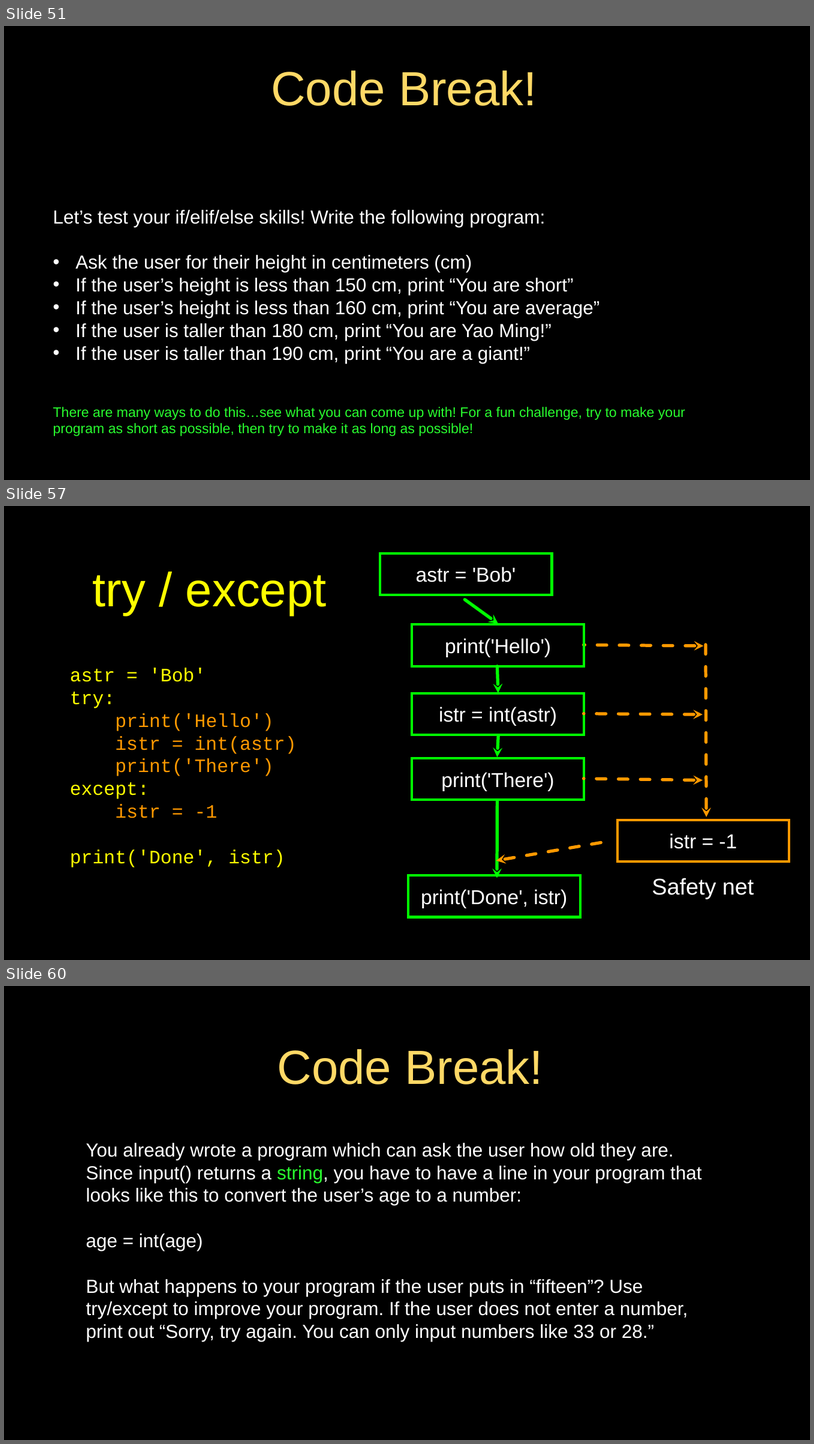
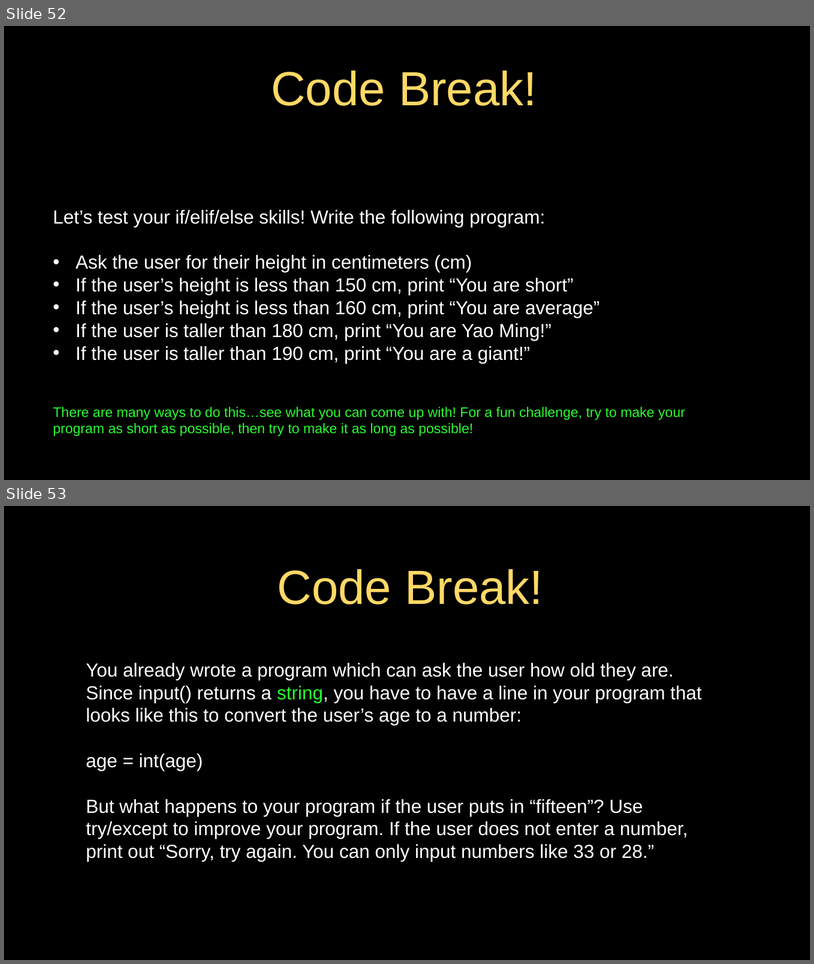
Before and after one commit to jeremypedersen/pythonlearn, a slide deck: slides/Pythonlearn-02-ExpressionsAndConditionals.pptx. Shown one above the other, each under a label of ours: slides 51, 57 and 60 before the commit, slides 52 and 53 after it; the slides between them are not shown. The pictures are 814x1444 and 814x964 pixels, drawn with LibreOffice and Linux fonts; fonts in the diff are those of the drawing. Boxes give left, top, right and bottom in pixels: in the first picture for what was removed or moved away, otherwise in the second. Text is boxed around its words. In the diff, an @@ line names an element or a change of style, - is before the commit and + after.

```diff
--- a/slides/Pythonlearn-02-ExpressionsAndConditionals.pptx
+++ b/slides/Pythonlearn-02-ExpressionsAndConditionals.pptx
@@ slide 57 removed at [4,506,810,960], background #000000; not listed: 1 template element that a slide beside it also shows @@
@@ rectangle removed at [380,553,552,595] @@
-astr = 'Bob'
@@ title removed at [93,575,327,616] @@
-try / except
@@ arrow removed from (465, 600) to (498, 624) @@
@@ rectangle removed at [412,624,584,666] @@
-print('Hello')
@@ arrow removed from (584, 645) to (704, 646) @@
@@ arrow removed from (706, 643) to (707, 817) @@
@@ text removed at [70,667,297,867] @@
-astr = 'Bob'
-try:
-print('Hello')
-istr = int(astr)
-print('There')
-except:
-istr = -1
-print('Done', istr)
@@ arrow removed from (497, 666) to (498, 693) @@
@@ rectangle removed at [412,693,584,735] @@
-istr = int(astr)
@@ arrow removed from (584, 713) to (703, 714) @@
@@ arrow removed from (498, 735) to (497, 757) @@
@@ rectangle removed at [412,758,584,800] @@
-print('There')
@@ arrow removed from (584, 778) to (703, 780) @@
@@ arrow removed from (497, 801) to (497, 877) @@
@@ rectangle removed at [618,820,789,862] @@
-istr = -1
@@ arrow removed from (613, 840) to (497, 860) @@
@@ rectangle removed at [408,875,581,917] @@
-print('Done', istr)
@@ text removed at [652,877,755,899] @@
-Safety net
@@ what was slide 51 is now slide 52 @@
@@ what was slide 60 is now slide 53 @@
```
Also in this commit, not shown: 7 slides changed, 5 slides added, 11 other slides removed, 2 other files.
